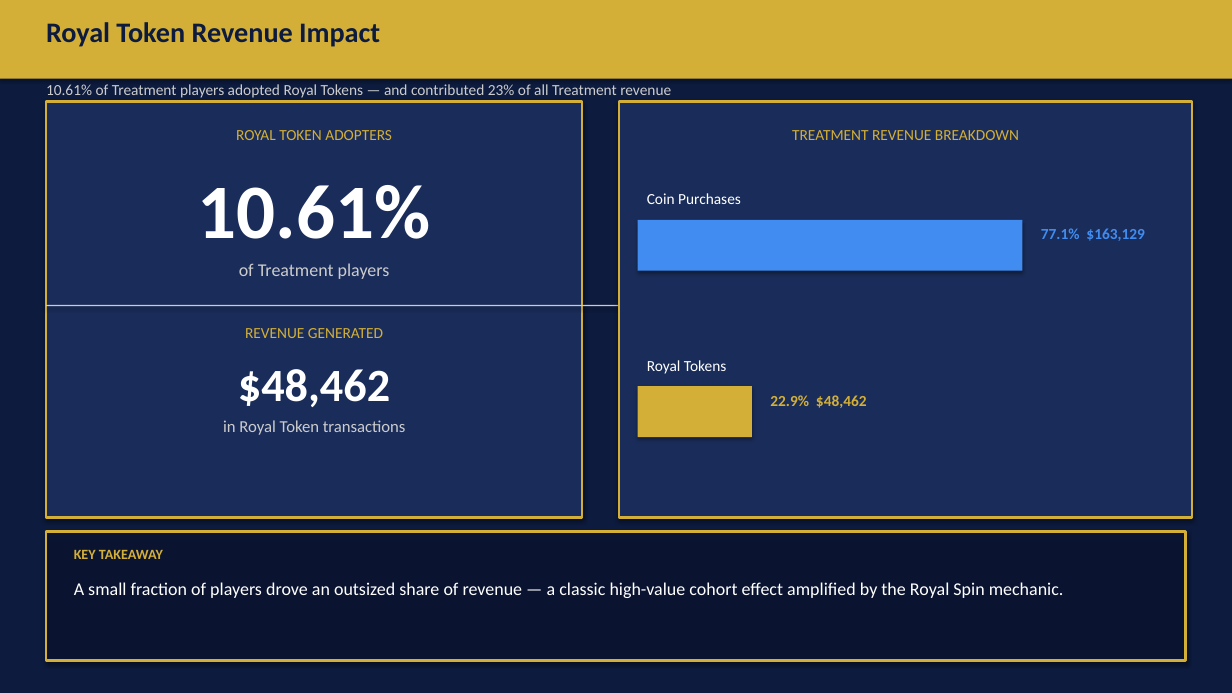
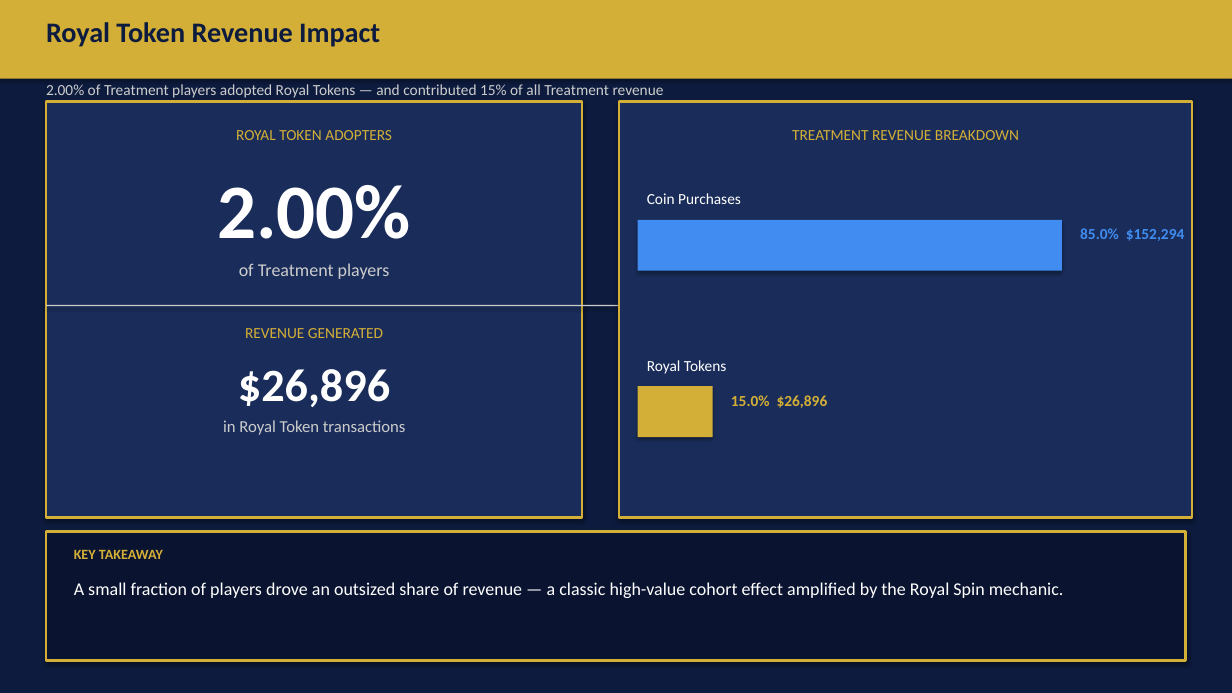
Before and after one commit to DannyEzersky/royal-flush-casino, a slide deck: slide 5 of exports/royal_spin_ab_test.pptx. Drawn at 1232x693 pixels with LibreOffice and Linux fonts; fonts in the diff are those of the drawing. Boxes give left, top, right and bottom in pixels: in the first picture for what was removed or moved away, otherwise in the second. Text is boxed around its words. In the diff, an @@ line names an element or a change of style, - is before the commit and + after.

```diff
--- a/exports/royal_spin_ab_test.pptx
+++ b/exports/royal_spin_ab_test.pptx
@@ text at box(46, 84, 664, 98): text changed @@
-10.61% of Treatment players adopted Royal Tokens — and contributed 23% of all Treatment revenue
+2.00% of Treatment players adopted Royal Tokens — and contributed 15% of all Treatment revenue
@@ text at box(217, 185, 411, 239): text changed @@
-10.61%
+2.00%
@@ rectangle: place and size @@
-rectangle at box(638, 220, 1022, 271)
+rectangle at box(638, 220, 1062, 271)
@@ text at box(1080, 228, 1185, 241): text changed @@
-77.1% $163,129
+85.0% $152,294
@@ text at box(238, 369, 390, 407): text changed @@
-$48,462
+$26,896
@@ rectangle: place and size @@
-rectangle at box(638, 386, 752, 437)
+rectangle at box(638, 386, 713, 437)
@@ text at box(731, 395, 828, 408): text changed @@
-22.9% $48,462
+15.0% $26,896
```
Also in this commit, not shown: 7 other slides changed, 8 other files.
